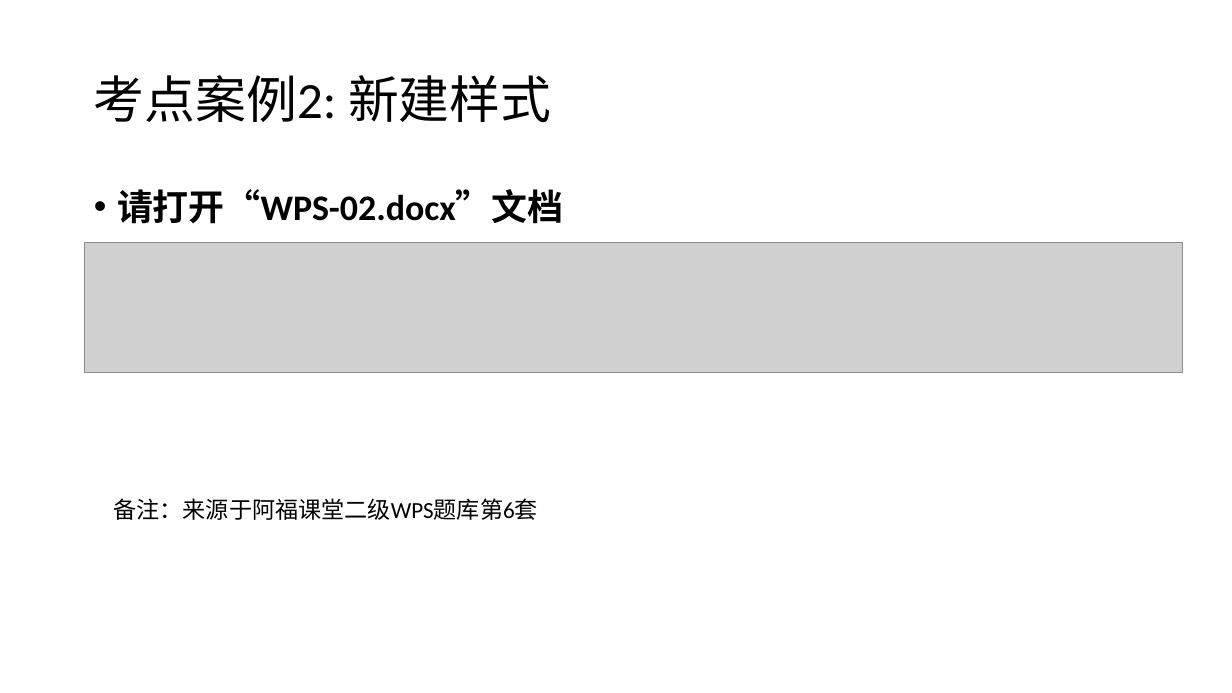
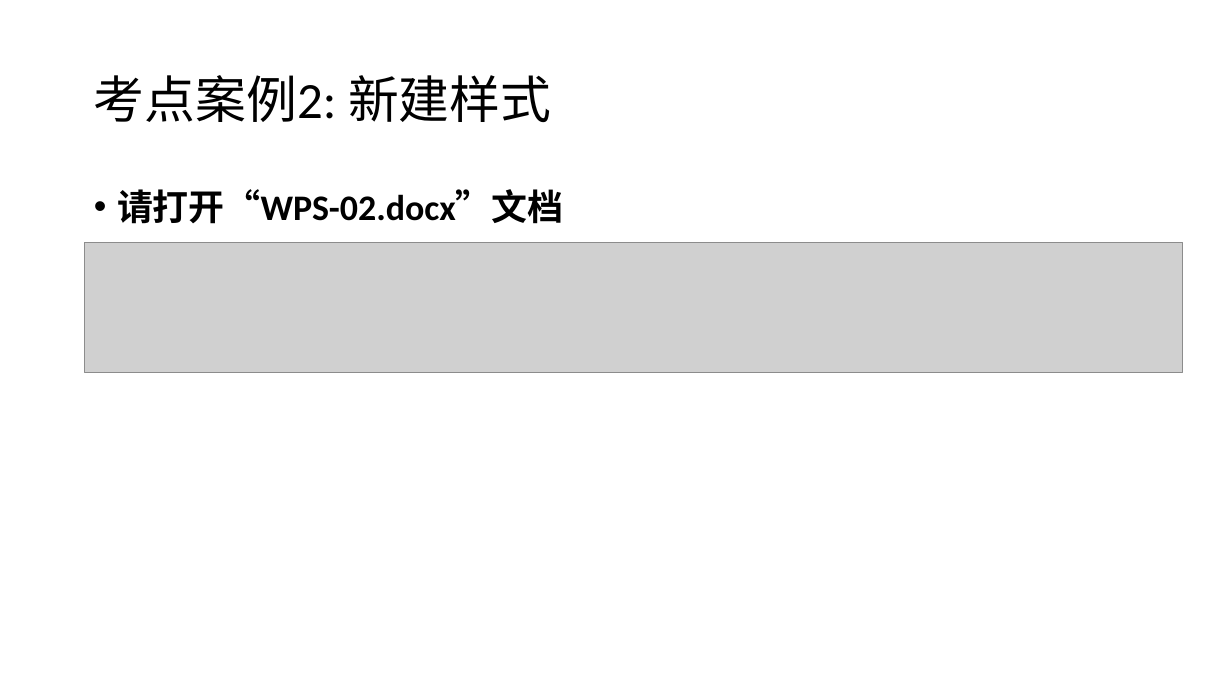
Before and after one commit to huhuiyu/ncre, a slide deck: slide 3 of wps/word/07文档样式/文档样式.pptx. Drawn at 1232x693 pixels with LibreOffice and Linux fonts; fonts in the diff are those of the drawing; grey boxes stand for pictures. Boxes give left, top, right and bottom in pixels: in the first picture for what was removed or moved away, otherwise in the second. Text is boxed around its words. In the diff, an @@ line names an element or a change of style, - is before the commit and + after.

```diff
--- a/wps/word/07文档样式/文档样式.pptx
+++ b/wps/word/07文档样式/文档样式.pptx
@@ text removed at <box>114,498,538,520</box> @@
-备注：来源于阿福课堂二级WPS题库第6套
```
Also in this commit, not shown: 1 other slide changed, 15 other files.
